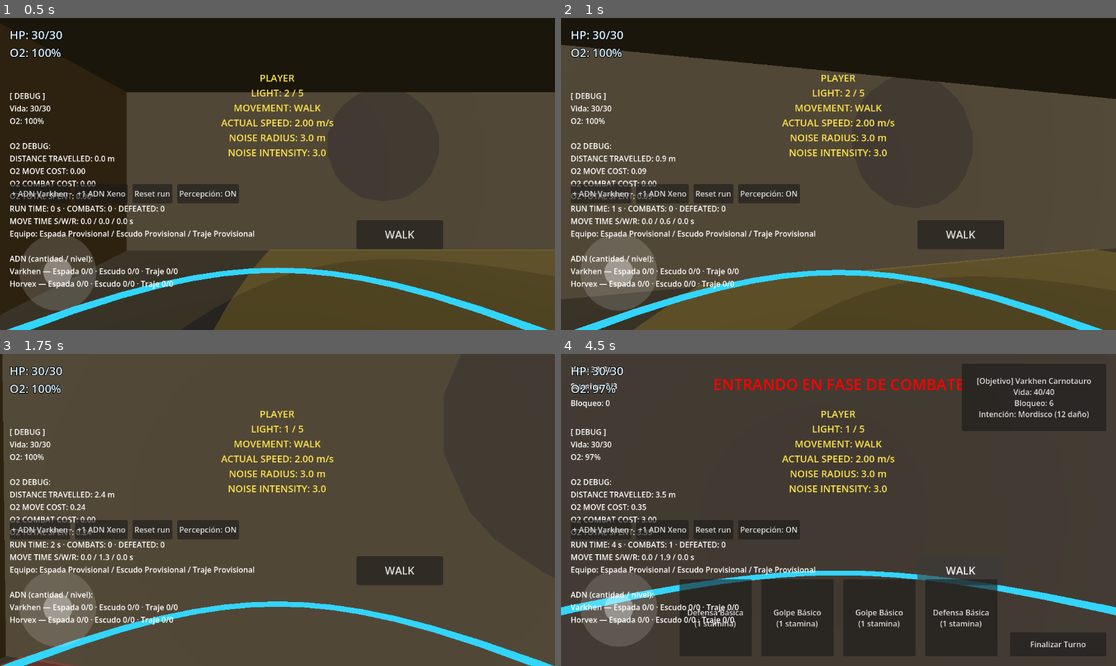
Above: before the commit, frames 1-4 (two rows, left to right).
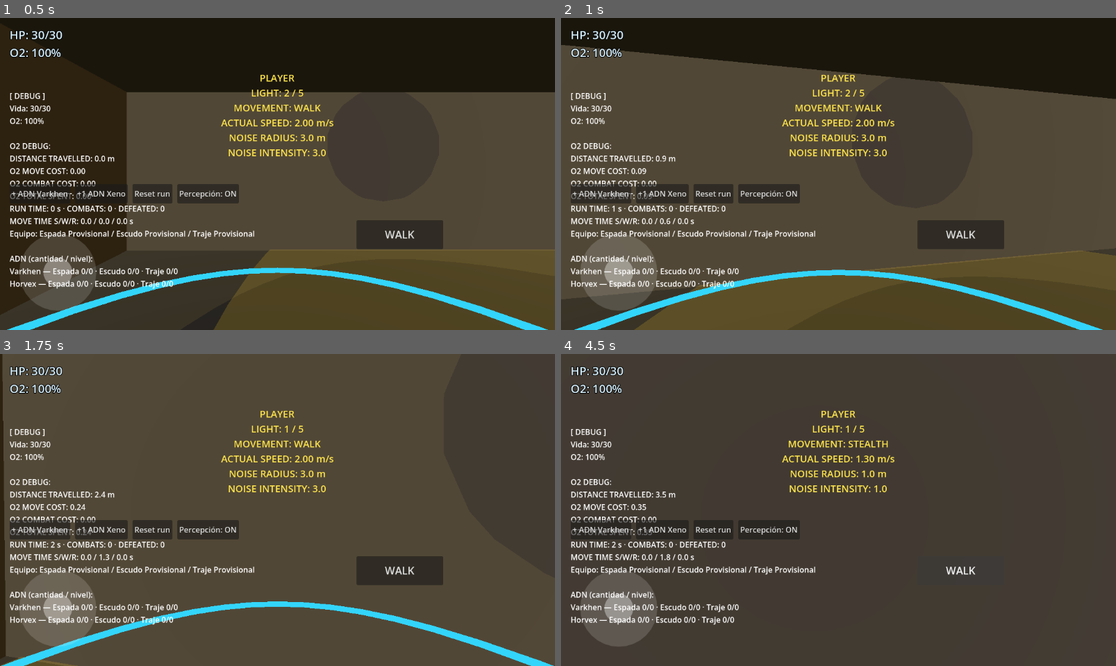
Above: after the commit, the same moments.

Repository: ChrisSs87/RogueSpace
Game: Godot game, scene res://scenes/MainFortress6A.tscn
Two runs of this game, one before a commit and one after it. Both use one fixed random seed, a clock stepped at 60 frames per second and the inputs below.
Inputs (mouse positions are in pixels of both pictures, inside the frame that each line leads up to):
- Up to frame 1 (0.5 s): no input
- Up to frame 2 (1 s): move the mouse to (866, 174) at 0.52 s; hold W (move_forward) from 0.53 s (still down); hold 1 (play_card_1) from 0.53 s (still down)
- Up to frame 3 (1.75 s): keep holding W (move_forward); move the mouse to (249, 510) at 1.27 s; release 1 (play_card_1) at 1.28 s; tap 2 (play_card_2) at 1.35 s
- Up to frame 4 (4.5 s): move the mouse to (849, 503) at 2.02 s; hold 3 (play_card_3) 2.03-2.75 s; release W (move_forward) at 2.75 s; click "WALK" at 2.75 s; click "RUN" at 3.5 s; click "STEALTH" at 4.25 s

Frame 1 is identical in both runs. In frame 2, less than 0.1% of the frame differs, in the area x 13-100%, y 74-100%; in frame 3, 0.1%; in frame 4, 11%, in the area x 0-100%, y 3-97%.

Commit message:
Recover Varkhem V2.1.5 B pending Android validation

Diff:
--- a/resources/enemies/EnemyResource.gd
+++ b/resources/enemies/EnemyResource.gd
@@ -51,6 +51,11 @@
 ## más adelante — no se fija ningún valor especial todavía, todos usan el
 ## mismo número de prueba por ahora.
 @export var detection_time_sec: float = 1.0
+## Opt-in: incomplete vision is suspicion, never encounter admission.
+## Defaults preserve legacy species. Threshold uses the existing light curve.
+@export var visual_suspicion_enabled := false
+@export_range(0.0, 1.0) var visual_suspicion_min_capability := 0.1
+@export var visual_observation_refresh_distance_m := 0.75
 
 ## Capacidad de detección (0.0-1.0) según el nivel de luz DONDE ESTÁ EL
 ## JUGADOR (índice 0 = luz 0 ... índice 5 = luz 5). La iluminación nunca
--- a/resources/enemies/orco_melee.tres
+++ b/resources/enemies/orco_melee.tres
@@ -25,6 +25,9 @@
 combat_approach_timeout_sec = 6.0
 perception_interval_sec = 0.2
 detection_time_sec = 1.0
+visual_suspicion_enabled = true
+visual_suspicion_min_capability = 0.1
+visual_observation_refresh_distance_m = 0.75
 light_detection_curve = Array[float]([0.0, 0.15, 0.5, 0.8, 0.9, 1.0])
 proximity_override_tiles = 1.5
 max_health = 40
--- a/resources/enemies/orco_picaro.tres
+++ b/resources/enemies/orco_picaro.tres
@@ -24,6 +24,9 @@
 combat_approach_timeout_sec = 6.0
 perception_interval_sec = 0.2
 detection_time_sec = 1.0
+visual_suspicion_enabled = true
+visual_suspicion_min_capability = 0.1
+visual_observation_refresh_distance_m = 0.75
 light_detection_curve = Array[float]([0.0, 0.15, 0.5, 0.8, 0.9, 1.0])
 proximity_override_tiles = 1.5
 max_health = 20
--- a/resources/run/DungeonArchetypeResource.gd
+++ b/resources/run/DungeonArchetypeResource.gd
@@ -16,3 +16,5 @@
 @export var population_density := 0.0
 @export var required_room_roles: Array[StringName] = []
 @export var preferred_room_roles: Array[StringName] = []
+## Null keeps legacy geometry, lighting and navigation sources unchanged.
+@export var room_environment_profile: RoomEnvironmentProfileResource
--- /dev/null
+++ b/resources/run/RoomEnvironmentProfileResource.gd
@@ -0,0 +1,15 @@
+extends Resource
+class_name RoomEnvironmentProfileResource
+
+## Opt-in physical dressing, not a topology/content-population rule.
+@export var stable_id: StringName
+@export_range(0, 5) var room_light_addition := 2
+@export var cover_family_by_semantic: Dictionary = {}
+@export var excluded_semantic_ids: Array[StringName] = []
+@export var max_covers_per_room := 2
+## Keep a full cross clear: door half-width 1.2 + baked agent radius 0.55.
+@export var protected_axis_half_width_m := 1.8
+@export var wall_margin_m := 0.35
+@export var cover_size_high := Vector3(1.6, 2.0, 1.2)
+@export var cover_size_medium := Vector3(1.8, 1.1, 0.9)
+@export var corner_fraction := 0.32
--- /dev/null
+++ b/resources/run/VarkhemRoomEnvironment.tres
@@ -0,0 +1,14 @@
+[gd_resource type="Resource" script_class="RoomEnvironmentProfileResource" load_steps=2 format=3]
+[ext_resource type="Script" path="res://resources/run/RoomEnvironmentProfileResource.gd" id="1"]
+[resource]
+script = ExtResource("1")
+stable_id = &"VARKHEM_ROOM_ENVIRONMENT_B"
+room_light_addition = 2
+cover_family_by_semantic = {"ARMORY": "STORAGE", "FOOD_STORAGE": "STORAGE", "BARRACKS": "STORAGE"}
+excluded_semantic_ids = Array[StringName]([&"BASE_ACCESS"])
+max_covers_per_room = 2
+protected_axis_half_width_m = 1.8
+wall_margin_m = 0.35
+cover_size_high = Vector3(1.6, 2, 1.2)
+cover_size_medium = Vector3(1.8, 1.1, 0.9)
+corner_fraction = 0.32
--- a/resources/run/test_archetypes/VarkhemBase.tres
+++ b/resources/run/test_archetypes/VarkhemBase.tres
@@ -1,4 +1,5 @@
-[gd_resource type="Resource" load_steps=34 format=3]
+[gd_resource type="Resource" load_steps=35 format=3]
+[ext_resource type="Resource" path="res://resources/run/VarkhemRoomEnvironment.tres" id="14_environment"]
 [ext_resource type="Script" path="res://resources/run/DungeonArchetypeResource.gd" id="1"]
 [ext_resource type="Script" path="res://resources/run/DungeonSectorDefinitionResource.gd" id="2"]
 [ext_resource type="Script" path="res://resources/run/DungeonSectorPathResource.gd" id="3"]
@@ -250,6 +251,7 @@
 
 [resource]
 script = ExtResource("1")
+room_environment_profile = ExtResource("14_environment")
 archetype_id = &"VARKHEM_BASE"
 display_name = "Varkhem Base"
 sector_count_min = 1
--- /dev/null
+++ b/scenes/tests/varkhem_v215_b_environment_validation.tscn
@@ -0,0 +1,4 @@
+[gd_scene load_steps=2 format=3]
+[ext_resource type="Script" path="res://scripts/tests/varkhem_v215_b_environment_validation.gd" id="1"]
+[node name="BEnvironmentValidation" type="Node3D"]
+script = ExtResource("1")
--- /dev/null
+++ b/scenes/tests/varkhem_v215_b_perception_validation.tscn
@@ -0,0 +1,4 @@
+[gd_scene load_steps=2 format=3]
+[ext_resource type="Script" path="res://scripts/tests/varkhem_v215_b_perception_validation.gd" id="1"]
+[node name="BPerceptionValidation" type="Node3D"]
+script = ExtResource("1")
--- a/scripts/enemies/Enemy.gd
+++ b/scripts/enemies/Enemy.gd
@@ -688,9 +688,10 @@
 
 	var vision_result: String = _evaluate_vision(player)
 	_last_vision_result = vision_result
-	var heard_player: bool = vision_result == VISION_NONE and _has_recent_sound_contact()
-	_encounter_contact_valid = vision_result != VISION_NONE or heard_player
-	_current_contact_kind = "VISION" if vision_result != VISION_NONE else ("SOUND" if heard_player else "NONE")
+	var visual_contact := vision_result == VISION_CHASE or (vision_result == VISION_ALERT and not enemy_resource.visual_suspicion_enabled)
+	var heard_player: bool = not visual_contact and _has_recent_sound_contact()
+	_encounter_contact_valid = visual_contact or heard_player
+	_current_contact_kind = "VISION" if visual_contact else ("SOUND" if heard_player else ("VISUAL_SUSPICION" if vision_result == VISION_ALERT else "NONE"))
 
 	if vision_result == VISION_CHASE:
 		_on_player_seen(player.global_position, true)
@@ -706,7 +707,7 @@
 			_cancelled_approach_reentry_pending = false
 			_must_lose_contact_before_reentry = false
 		_try_register_encounter_candidate()
-	elif _must_lose_contact_before_reentry:
+	elif _must_lose_contact_before_reentry and vision_result == VISION_NONE:
 		# Un DROPPED debe perder el rastro y obtener una percepción NUEVA antes
 		# de poder abrir otro encuentro; evita una cola automática al reset.
 		_must_lose_contact_before_reentry = false
@@ -749,6 +750,10 @@
 	if _is_within_proximity_override(player):
 		capability = 1.0
 	_debug_capability_str = "%.0f%%" % (capability * 100.0)
+	if enemy_resource.visual_suspicion_enabled and capability < enemy_resource.visual_suspicion_min_capability:
+		_sight_timer = 0.0
+		_debug_sight_str = "SUSPICION BELOW LIGHT THRESHOLD"
+		return VISION_NONE
 
 	_sight_timer += enemy_resource.perception_interval_sec * capability
 	_debug_sight_str = "%.1f / %.1fs" % [_sight_timer, enemy_resource.detection_time_sec]
@@ -919,6 +924,15 @@
 ## observación visual incompleta siempre queda en ALERT: noise_response_mode
 ## solo se consulta en _on_player_heard().
 func _on_player_seen(position: Vector3, is_confirmed: bool) -> void:
+	# A sustained uncertain sighting retains ALERT without restarting its
+	# local search each sensory tick. Only useful new spatial information
+	# replaces the observed location; hidden Player is never queried here.
+	if enemy_resource.visual_suspicion_enabled and not is_confirmed and _state == State.ALERT and _last_known_source == "VISION" and position.distance_to(_last_known_player_position) < enemy_resource.visual_observation_refresh_distance_m:
+		# Fresh evidence refreshes memory, NOT state, route or search probes.
+		# Otherwise a long uncertain observation would exhaust the hidden-search
+		# timeout before the target even disappeared.
+		_time_since_detection = 0.0
+		return
 	_alert_search_points.clear()
 	_last_known_player_position = position
 	_last_known_source = "VISION"
@@ -1063,8 +1077,13 @@
 		return false
 
 	var has_visual_baseline: bool = _passes_vision_baseline(player)
-	var has_hearing_contact: bool = not has_visual_baseline and _has_recent_sound_contact()
-	_encounter_contact_valid = has_visual_baseline or has_hearing_contact
+	var confirmed_visual := has_visual_baseline
+	if enemy_resource.visual_suspicion_enabled:
+		var capability := _get_light_detection_capability(LightingManager.get_light_level_at(player.global_position))
+		if _is_within_proximity_override(player): capability = 1.0
+		confirmed_visual = has_visual_baseline and _sight_timer >= enemy_resource.detection_time_sec and capability >= enemy_resource.visual_suspicion_min_capability
+	var has_hearing_contact: bool = not confirmed_visual and _has_recent_sound_contact()
+	_encounter_contact_valid = confirmed_visual or has_hearing_contact
 	return _encounter_contact_valid
 
 
@@ -1153,6 +1172,10 @@
 	if _state != State.ALERT or not _searching_at_last_known:
 		return
 	if _time_since_detection < enemy_resource.lose_target_timeout_sec:
+		return
+	# Continuous uncertain evidence holds ALERT, not a PATROL/ALERT loop.
+	# Once baseline/light is lost the existing timeout resumes normally.
+	if enemy_resource.visual_suspicion_enabled and _last_vision_result == VISION_ALERT:
 		return
 
 	_state = State.PATROL if enemy_resource.can_patrol else State.IDLE
@@ -1249,6 +1272,11 @@
 	velocity.x = 0.0
 	velocity.z = 0.0
 	_debug_requested_speed_mps = 0.0
+	# At the observed point, retain a currently valid uncertain sighting.
+	# Turning toward speculative search probes would manufacture loss of FOV
+	# before exposure can confirm. Hidden targets still use bounded search.
+	if enemy_resource.visual_suspicion_enabled and _last_known_source == "VISION" and _last_vision_result == VISION_ALERT:
+		return
 	if _alert_search_index >= _alert_search_points.size(): return
 	var target := _alert_search_points[_alert_search_index]
 	if _alert_search_pause > 0.0:
--- a/scripts/tests/stage5g_escape_integration.gd
+++ b/scripts/tests/stage5g_escape_integration.gd
@@ -18,6 +18,7 @@
 	player.global_position = orc.global_position + Vector3(forward.x, 0.0, forward.z).normalized()
 	await get_tree().create_timer(1.4).timeout
 	if orc.get_debug_state_name() != "CHASE":
+		print("5G_ESCAPE_FAILURE_CONTEXT="+JSON.stringify({"state":orc.get_debug_state_name(),"vision":orc._last_vision_result,"sight":orc._sight_timer,"fov":orc._debug_fov_str,"los":orc._debug_los_str,"position":orc.global_position,"player":player.global_position,"searching":orc._searching_at_last_known,"search_index":orc._alert_search_index}))
 		push_error("Stage5G escape: el orco no detectó por percepción real")
 		get_tree().quit(1)
 		return
--- /dev/null
+++ b/scripts/tests/varkhem_v215_b_environment_validation.gd
@@ -0,0 +1,60 @@
+extends "res://scripts/tests/varkhem_v2_1_3_validation.gd"
+
+func _additional_physical_errors(dungeon: Node3D) -> Array:
+	var errors := super._additional_physical_errors(dungeon)
+	var report: Dictionary = dungeon.current_room_environment_report
+	var modules := dungeon.get_node("AssembledModules")
+	var map: RID = dungeon.nav_region.get_navigation_map()
+	if report.is_empty(): errors.append("missing environment report")
+	for row in report.get("covers",[]):
+		if row.semantic in [&"BASE_ACCESS",&"COMMAND_ROOM"] or dungeon.current_plan.module_types[row.node] not in [&"ROOM",&"SIDE_ROOM"]: errors.append("cover in protected module")
+		var module: Node3D = modules.get_node(NodePath(String(row.node)))
+		var covers := 0
+		for child in module.get_children():
+			if child is LogicalCover:
+				covers += 1
+				# NavMesh must not pass through the new physical cover footprint.
+				var center: Vector3 = child.global_position
+				# Query walking surface, not the box midpoint: its top may have
+				# an isolated bake polygon that is not reachable from the floor.
+				center.y = module.global_position.y
+				var projected := NavigationServer3D.map_get_closest_point(map,center)
+				print("B_COVER_NAV="+JSON.stringify({"center":center,"projected":projected,"size":row.size}))
+				if Vector2(center.x-projected.x,center.z-projected.z).length() < 0.45: errors.append("cover absent from collider-derived bake")
+		if covers > 2: errors.append("excess room props")
+	for id in report.get("lit_rooms",[]):
+		var module: Node3D = modules.get_node(NodePath(String(id)))
+		if LightingManager.get_light_level_at(module.global_position) < 3: errors.append("functional room not illuminated")
+	# Every destination center and every real connector remains reachable;
+	# base gate independently audits seams, containment, capsule and transitions.
+	for id in dungeon.current_plan.module_ids:
+		var module: Node3D = modules.get_node(NodePath(String(id)))
+		var target := NavigationServer3D.map_get_closest_point(map,module.global_position)
+		var start := NavigationServer3D.map_get_closest_point(map,dungeon.start_point)
+		if id != &"START" and NavigationServer3D.map_get_path(map,start,target,true).size() < 2: errors.append("unreachable module center")
+		for child in module.get_children():
+			if child is Marker3D and child.has_meta("side") and not child.get_meta("sealed_unused",false):
+				var connector := NavigationServer3D.map_get_closest_point(map,child.global_position)
+				if NavigationServer3D.map_get_path(map,target,connector,true).size() < 2: errors.append("unreachable connector")
+	return errors
+
+func _additional_physical_metrics(dungeon: Node3D) -> Dictionary:
+	var metrics := super._additional_physical_metrics(dungeon)
+	metrics["room_environment"] = dungeon.current_room_environment_report
+	return metrics
+
+func _determinism(dungeon: Node3D, seed: int) -> Dictionary:
+	var signatures: Array = []
+	for attempt in 2:
+		await dungeon.regenerate(seed)
+		await _await_sector(dungeon)
+		var sectors: Array = []
+		while true:
+			if not dungeon.assembly_valid or not dungeon.nav_ready:
+				return {"seed":seed,"valid":false,"error":dungeon.assembly_error}
+			sectors.append(var_to_str([dungeon.current_plan.get_topology_signature(),dungeon.get_assembly_signature(),dungeon.get_selected_module_definitions(),dungeon.current_room_environment_report,dungeon.nav_mesh.vertices,dungeon.nav_mesh.get_polygon_count(),dungeon.current_content_plan.get_signature()]))
+			if dungeon.current_sector_index >= dungeon.sector_run.sector_count()-1: break
+			await dungeon.advance_sector_from_debug()
+			await _await_sector(dungeon)
+		signatures.append(sectors)
+	return {"seed":seed,"valid":signatures[0] == signatures[1],"covers_light_navigation_content":true}
--- /dev/null
+++ b/scripts/tests/varkhem_v215_b_perception_validation.gd
@@ -0,0 +1,59 @@
+extends "res://scripts/tests/varkhem_v215_cover_validation.gd"
+
+func _ready() -> void:
+	await super._ready()
+	CombatEncounterManager.combat_transition_enabled = false
+	_manual_lane(3)
+	var old_light: int = LightingManager.ambient_light_level
+	LightingManager.set_ambient_light_level(0)
+	await _wait(GUARD.perception_interval_sec*3)
+	_check(guard._debug_fov_str == "YES" and guard._debug_los_str == "YES" and guard._last_vision_result == Enemy.VISION_NONE,"extreme darkness has geometry LOS but no visual suspicion")
+	_check(guard.get_debug_state_name() == "PATROL" and not CombatEncounterManager.is_encounter_active(),"darkness does not open encounter")
+	LightingManager.set_ambient_light_level(1)
+	await _wait(GUARD.perception_interval_sec*2)
+	_check(guard._last_vision_result == Enemy.VISION_ALERT and guard.get_debug_state_name() == "ALERT","partial exposure enters existing ALERT")
+	_check(not CombatEncounterManager.is_encounter_active() and not guard._has_requested_encounter,"uncertain vision cannot open encounter")
+	var observed := guard.get_debug_last_known_position()
+	player.position = Vector3(-12,0.86,12)
+	await _wait(GUARD.perception_interval_sec*3)
+	_check(guard.get_debug_last_known_position() == observed,"hidden player never updates observed position")
+	# New guard, same real physics/perception contracts, brighter functional room.
+	_manual_lane(3)
+	LightingManager.set_ambient_light_level(3)
+	await _wait(GUARD.perception_interval_sec*2)
+	_check(guard._last_vision_result == Enemy.VISION_ALERT,"light 3 preserves progressive acquisition")
+	var deadline := Time.get_ticks_msec()+int((GUARD.detection_time_sec/GUARD.light_detection_curve[3]+GUARD.perception_interval_sec*3)*1000)
+	while guard._last_vision_result != Enemy.VISION_CHASE and Time.get_ticks_msec() < deadline: await get_tree().physics_frame
+	_check(guard._last_vision_result == Enemy.VISION_CHASE and guard._sight_timer >= GUARD.detection_time_sec,"functional light confirms through normal Timer")
+	# Isolate prolonged uncertainty using a cloned configurable threshold;
+	# actual production balance was checked above, no internal AI state forced.
+	_manual_lane(3)
+	guard.enemy_resource = GUARD.duplicate()
+	guard.enemy_resource.detection_time_sec = 100.0
+	guard.set_physics_process(true)
+	LightingManager.set_ambient_light_level(1)
+	var states: Array[String] = []
+	var until := Time.get_ticks_msec()+int((GUARD.lose_target_timeout_sec+1.0)*1000)
+	while Time.get_ticks_msec() < until:
+		await get_tree().physics_frame
+		var state := guard.get_debug_state_name()
+		if states.is_empty() or states.back() != state: states.append(state)
+	_check(states == ["PATROL","ALERT"] or states == ["ALERT"],"sustained uncertainty does not oscillate states")
+	_check(not CombatEncounterManager.is_encounter_active(),"sustained uncertainty never starts combat")
+	observed = guard.get_debug_last_known_position()
+	player.position = Vector3(-12,0.86,12)
+	var search_seen := false
+	until = Time.get_ticks_msec()+int((8.0/GameBalance.get_speed(GUARD.patrol_speed_tier)+GUARD.lose_target_timeout_sec+2.0)*1000)
+	while Time.get_ticks_msec() < until:
+		await get_tree().physics_frame
+		search_seen = search_seen or (guard.get_debug_state_name() == "ALERT" and guard._searching_at_last_known)
+		if search_seen and guard.get_debug_state_name() == "PATROL": break
+	_check(search_seen and guard.get_debug_state_name() == "PATROL","lost uncertain observation investigates and returns normally")
+	_check(guard.get_debug_last_known_position() == observed,"search retains observed position, not hidden current Player")
+	print("B_SUSPICION_STATES="+JSON.stringify(states))
+	LightingManager.set_ambient_light_level(old_light)
+	CombatEncounterManager.combat_transition_enabled = true
+	CombatEncounterManager.reset()
+	CombatManager.reset_after_defeat()
+	print("V215_B_PERCEPTION="+JSON.stringify({"valid":errors.is_empty(),"errors":errors}))
+	get_tree().quit(0 if errors.is_empty() else 1)
--- /dev/null
+++ b/scripts/world/RoomEnvironmentBuilder.gd
@@ -0,0 +1,82 @@
+extends RefCounted
+
+const LIGHT := preload("res://scripts/world/RoomLogicalLight.gd")
+
+## Restrained first subset: destination perimeter props, BEFORE the existing
+## collider-derived bake. No solver changes, no navigation drawn by hand.
+static func build(plan: DungeonPlan, modules: Node3D, profile: RoomEnvironmentProfileResource, seed: int) -> Dictionary:
+	var report := {"covers":[], "lit_rooms":[], "rejected":[]}
+	if profile == null: return report
+	var rng := RandomNumberGenerator.new()
+	rng.seed = seed + int(profile.stable_id.hash())
+	for location: DungeonSemanticLocation in plan.semantic_locations:
+		var id := location.definition.semantic_id
+		var module := modules.get_node_or_null(NodePath(String(location.node_id))) as Node3D
+		if module == null or profile.excluded_semantic_ids.has(id): continue
+		var dimensions: Vector2 = module.get_meta("footprint_size")
+		var light := LIGHT.new()
+		light.name = "RoomLogicalLight"
+		light.footprint = dimensions
+		light.addition = profile.room_light_addition
+		module.add_child(light)
+		var fixture := MeshInstance3D.new()
+		var strip := BoxMesh.new()
+		strip.size = Vector3(minf(dimensions.x-1.0,4.0),0.05,0.15)
+		fixture.mesh = strip
+		fixture.position = Vector3(0,1.95,0)
+		var lamp := StandardMaterial3D.new()
+		lamp.shading_mode = BaseMaterial3D.SHADING_MODE_UNSHADED
+		lamp.albedo_color = Color(0.85,0.9,0.7)
+		fixture.material_override = lamp
+		light.add_child(fixture)
+		report.lit_rooms.append(String(location.node_id))
+		var family: String = profile.cover_family_by_semantic.get(String(id),"")
+		if family.is_empty() or plan.module_types[location.node_id] not in [&"ROOM",&"SIDE_ROOM"] or not plan.links.get(location.node_id,[]).is_empty(): continue
+		var first_high := rng.randi_range(0,1) == 0
+		for index in mini(profile.max_covers_per_room,2):
+			var high := first_high if index == 0 else not first_high
+			var size := profile.cover_size_high if high else profile.cover_size_medium
+			# Positive X avoids the authored room guard route on negative X.
+			var center := Vector3(dimensions.x*profile.corner_fraction, size.y*0.5, dimensions.y*profile.corner_fraction*(-1 if index == 0 else 1))
+			var bounds := AABB(center-size*0.5,size)
+			var safe := bounds.position.x >= profile.protected_axis_half_width_m and minf(absf(bounds.position.z),absf(bounds.end.z)) >= profile.protected_axis_half_width_m
+			safe = safe and bounds.end.x <= dimensions.x*0.5-profile.wall_margin_m and maxf(absf(bounds.position.z),absf(bounds.end.z)) <= dimensions.y*0.5-profile.wall_margin_m
+			# Reserve every declared spawn and patrol segment, not just selected ones.
+			var definition: ModuleDefinitionResource = plan.module_definitions[location.node_id]
+			for slot: ContentSlotDefinitionResource in definition.content_slots:
+				var reserved := bounds.grow(0.55)
+				var point := Vector3(slot.local_position.x,center.y,slot.local_position.z)
+				if reserved.has_point(point): safe = false
+				if slot.patrol != null:
+					var previous := point
+					for normalized in slot.patrol.footprint_points:
+						var next := Vector3(normalized.x*dimensions.x,center.y,normalized.y*dimensions.y)
+						if reserved.intersects_segment(previous,next) != null: safe = false
+						previous = next
+					if reserved.intersects_segment(previous,point) != null: safe = false
+			if not safe:
+				report.rejected.append({"node":location.node_id,"index":index,"reason":"reserved circulation/patrol or footprint"})
+				continue
+			var cover := LogicalCover.new()
+			cover.name = "Cover_%d" % index
+			cover.category = LogicalCover.Category.HIGH if high else LogicalCover.Category.MEDIUM
+			cover.position = center
+			cover.visibility_volume = AABB(Vector3(-size.x*0.5,-center.y,-size.z*0.5),Vector3(size.x,3.0,size.z))
+			module.add_child(cover)
+			var shape := CollisionShape3D.new()
+			var box := BoxShape3D.new()
+			box.size = size
+			shape.shape = box
+			cover.add_child(shape)
+			# Existing bake collects CSGBox sources. Body is solely LogicalCover;
+			# this CSG contributes matching geometry, never a second physics body.
+			var mesh := CSGBox3D.new()
+			mesh.size = size
+			mesh.use_collision = false
+			var material := StandardMaterial3D.new()
+			material.albedo_color = Color(0.32,0.4,0.25) if high else Color(0.48,0.4,0.26)
+			mesh.material = material
+			cover.add_child(mesh)
+			cover.set_meta("cover_family",family)
+			report.covers.append({"node":location.node_id,"semantic":id,"family":family,"category":cover.category,"position":center,"size":size})
+	return report
--- /dev/null
+++ b/scripts/world/RoomLogicalLight.gd
@@ -0,0 +1,16 @@
+extends Node3D
+
+## Bounded room contribution to the existing single logical lighting source.
+## No ambient mutation, runtime lights, shadows, or influence outside this room.
+var footprint := Vector2.ZERO
+var addition := 2
+
+func _ready() -> void:
+	LightingManager.register_light_source(self)
+
+func _exit_tree() -> void:
+	LightingManager.unregister_light_source(self)
+
+func get_light_contribution_at(world_position: Vector3) -> float:
+	var local := to_local(world_position)
+	return float(addition) if absf(local.x) < footprint.x*0.5 and absf(local.z) < footprint.y*0.5 and local.y > -0.25 and local.y < 3.0 else 0.0
--- a/scripts/world/Stage6GProceduralPrototype.gd
+++ b/scripts/world/Stage6GProceduralPrototype.gd
@@ -42,6 +42,7 @@
 var current_content_plan: ContentPlacementPlan
 var current_content_profile: ContentPlacementProfileResource
 var current_runtime_content_report: Dictionary = {}
+var current_room_environment_report: Dictionary = {}
 var assembly_error := ""
 var _assembly_signature := ""
 var _topology_signature := ""
@@ -209,6 +210,9 @@
 	_build_transition_slot()
 	_rebuild_semantic_location_debug(root)
 	_attach_semantic_presentations(root)
+	current_room_environment_report = {}
+	if active_archetype != null and active_archetype.room_environment_profile != null:
+		current_room_environment_report = preload("res://scripts/world/RoomEnvironmentBuilder.gd").build(current_plan,root,active_archetype.room_environment_profile,sector_effective_seed)
 	_rebuild_content_placement()
 	_update_debug()
 	await get_tree().physics_frame
Not shown, added: resources/run/RoomEnvironmentProfileResource.gd.uid
Not shown, added: scripts/tests/varkhem_v215_a2_validation.gd.uid
Not shown, added: scripts/tests/varkhem_v215_b_environment_validation.gd.uid
Not shown, added: scripts/tests/varkhem_v215_b_perception_validation.gd.uid
Not shown, added: scripts/world/RoomEnvironmentBuilder.gd.uid
Not shown, added: scripts/world/RoomLogicalLight.gd.uid
Not shown, added: docs/VARKHEM_V2_1_5_B.md
